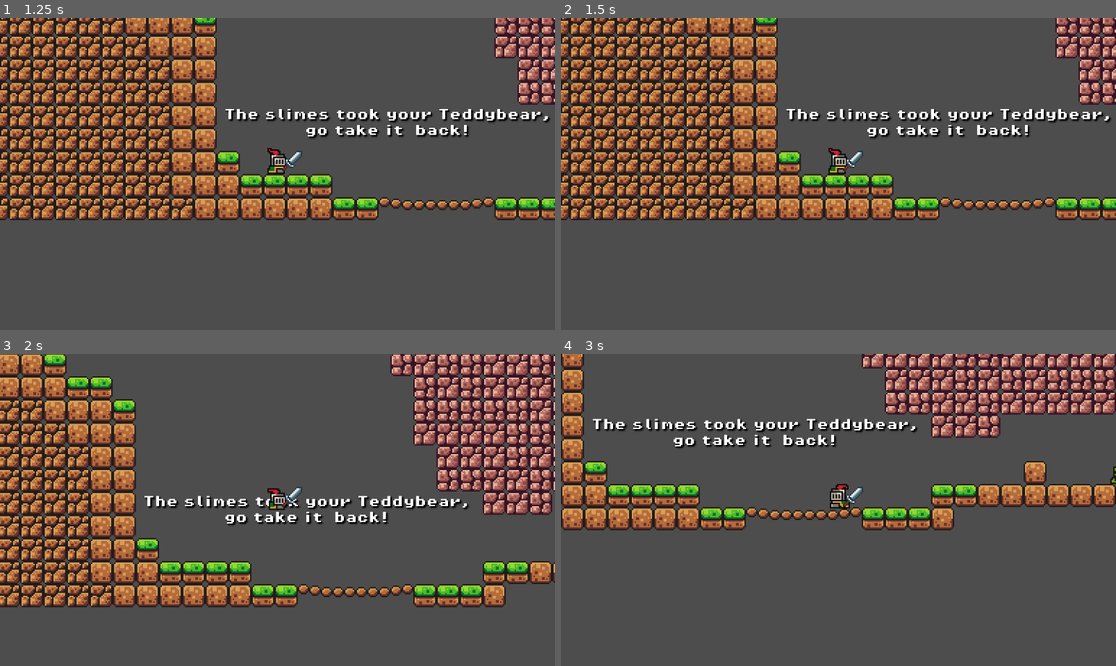
Above: before the commit, frames 1-4 (two rows, left to right).
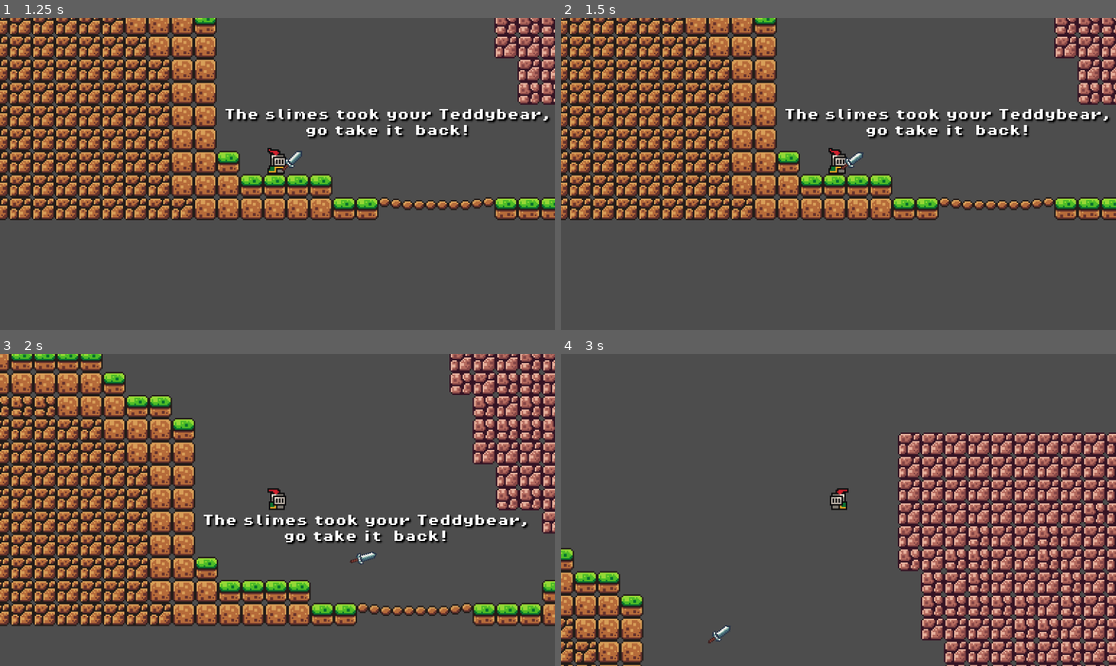
Above: after the commit, the same moments.

Repository: Holdmedve/Brackey-Toturial
Game: Godot game, scene res://scenes/menu.tscn
Two runs of this game, one before a commit and one after it. Both use one fixed random seed, a clock stepped at 60 frames per second and the inputs below.
Inputs (mouse positions are in pixels of both pictures, inside the frame that each line leads up to):
- Up to frame 1 (1.25 s): click "Play" at 0.5 s
- Up to frame 2 (1.5 s): move the mouse to (960, 158) at 1.27 s; hold Right (move_right) from 1.28 s (still down); click (960, 158) at 1.42 s
- Up to frame 3 (2 s): keep holding Right (move_right); tap Space (jump) at 1.52 s
- Up to frame 4 (3 s): move the mouse to (727, 525) at 2.02 s; click (727, 525) at 2.17 s; tap Space (jump) at 2.27 s; move the mouse to (894, 441) at 2.77 s; release Right (move_right) at 2.78 s; hold Left (move_left) from 2.78 s (still down); click (894, 441) at 2.92 s

Frame 1 is identical in both runs. In frame 2, 12% of the frame differs, in the area x 0-100%, y 0-65%; in frame 3, 45%; in frame 4, 49%, in the area x 0-100%, y 0-100%.

Commit message:
Sword is rotated by the animation although completely broken, follow readme

Diff:
--- a/scenes/player.tscn
+++ b/scenes/player.tscn
@@ -171,6 +171,21 @@
 
 [sub_resource type="CircleShape2D" id="CircleShape2D_fe1xl"]
 radius = 5.0
+
+[sub_resource type="Animation" id="Animation_axxs8"]
+length = 0.001
+tracks/0/type = "value"
+tracks/0/imported = false
+tracks/0/enabled = true
+tracks/0/path = NodePath("Sword:rotation")
+tracks/0/interp = 1
+tracks/0/loop_wrap = true
+tracks/0/keys = {
+"times": PackedFloat32Array(0),
+"transitions": PackedFloat32Array(1),
+"update": 0,
+"values": [0.0]
+}
 
 [sub_resource type="Animation" id="Animation_63t87"]
 resource_name = "swing"
@@ -187,21 +202,6 @@
 "values": [0.0, 1.434, 0.0]
 }
 
-[sub_resource type="Animation" id="Animation_axxs8"]
-length = 0.001
-tracks/0/type = "value"
-tracks/0/imported = false
-tracks/0/enabled = true
-tracks/0/path = NodePath("Sword:rotation")
-tracks/0/interp = 1
-tracks/0/loop_wrap = true
-tracks/0/keys = {
-"times": PackedFloat32Array(0),
-"transitions": PackedFloat32Array(1),
-"update": 0,
-"values": [0.0]
-}
-
 [sub_resource type="AnimationLibrary" id="AnimationLibrary_nstug"]
 _data = {
 "RESET": SubResource("Animation_axxs8"),
--- a/scripts/player.gd
+++ b/scripts/player.gd
@@ -5,6 +5,7 @@
 const JUMP_VELOCITY = -300.0
 
 @onready var animated_sprite: AnimatedSprite2D = $AnimatedSprite2D
+@onready var sword_animation_player: AnimationPlayer = $Sword/AnimationPlayer
 
 enum State {ON_FLOOR, IN_AIR, JUMPED_IN_AIR}
 var state: State = State.ON_FLOOR
@@ -19,6 +20,9 @@
 	# Add the gravity.
 	if not is_on_floor():
 		velocity += get_gravity() * delta
+
+	if Input.is_mouse_button_pressed(MOUSE_BUTTON_LEFT):
+		sword_animation_player.play("swing")
 
 	if Input.is_action_just_pressed("jump"):
 		if is_on_floor():
Not shown, changed: README.md
